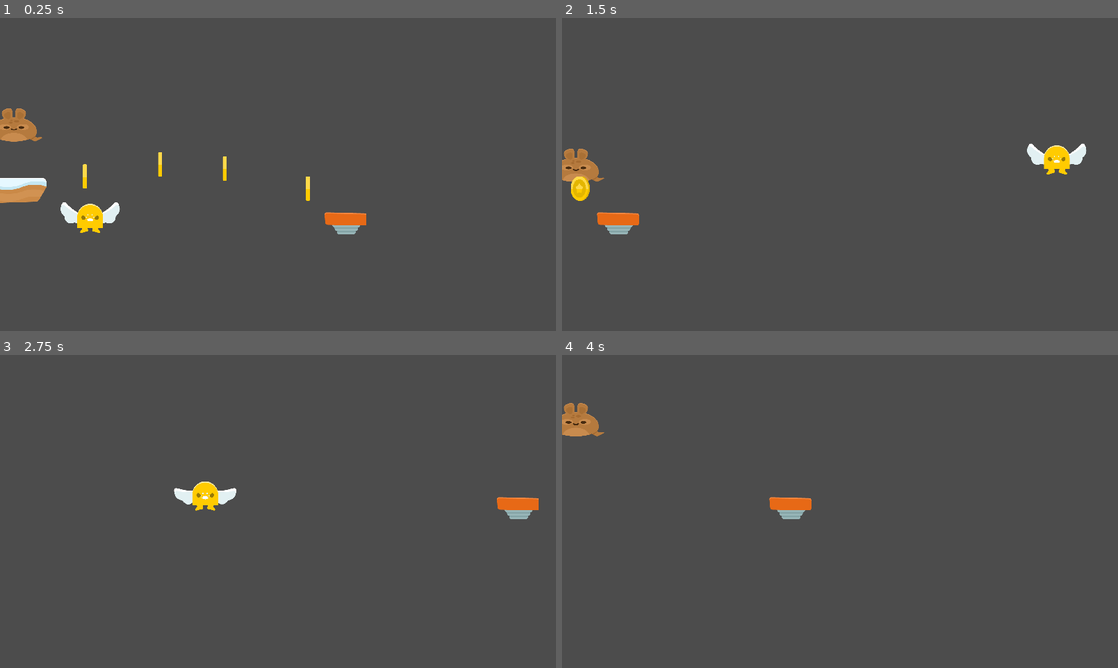
Above: before the commit, frames 1-4 (two rows, left to right).
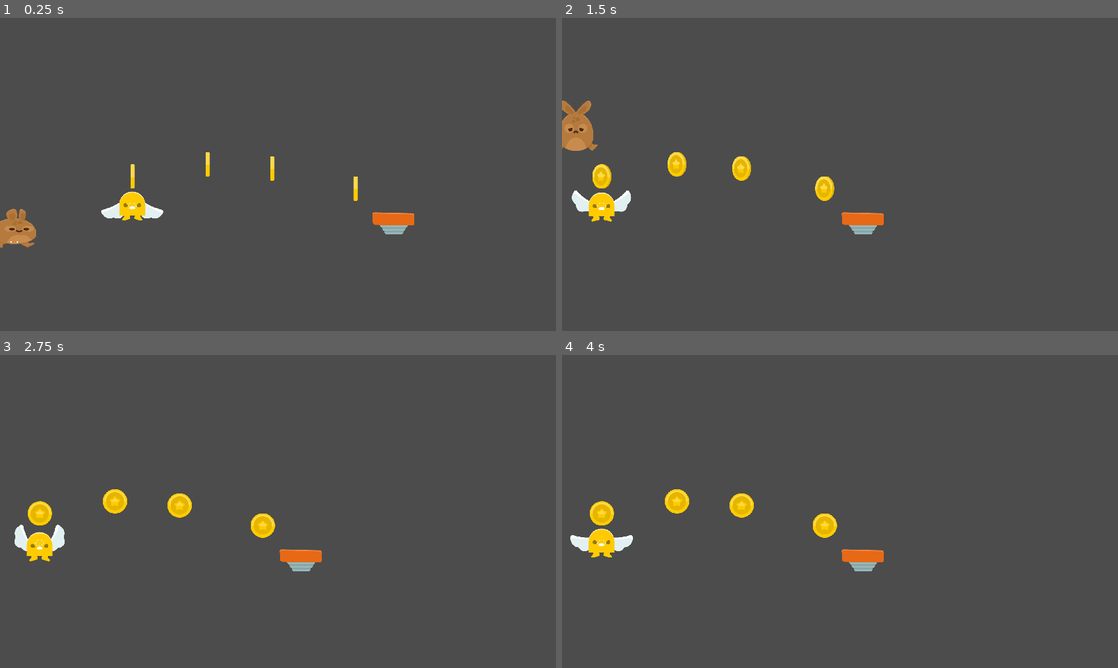
Above: after the commit, the same moments.

Repository: brunoyillli/Coelho-plataforma
Game: Godot game, scene res://scenes/test_area.tscn
The game is run twice, just before and just after one commit, with the same random seed, the same clock (stepped at 60 frames per second) and the same inputs.
Inputs (mouse positions are in pixels of both pictures, inside the frame that each line leads up to):
- Up to frame 1 (0.25 s): no input
- Up to frame 2 (1.5 s): move the mouse to (962, 158) at 0.52 s; click (962, 158) at 0.67 s; move the mouse to (728, 190) at 1.27 s; click (728, 190) at 1.42 s
- Up to frame 3 (2.75 s): move the mouse to (333, 442) at 2.02 s; click (333, 442) at 2.17 s
- Up to frame 4 (4 s): move the mouse to (812, 574) at 2.77 s; click (812, 574) at 2.92 s; move the mouse to (1006, 558) at 3.52 s; click (1006, 558) at 3.67 s

The runs differ from the first frame. In frame 1, 4.1% of the frame differs, in the area x 0-75%, y 28-74%; in frame 2, 4.3%, in the area x 0-95%, y 26-70%; in frame 3, 3.1%; in frame 4, 3.1%.

Commit message:
adicionado morte do personagem

Diff:
--- a/scenes/player.tscn
+++ b/scenes/player.tscn
@@ -1,9 +1,10 @@
-[gd_scene load_steps=8 format=2]
+[gd_scene load_steps=9 format=2]
 
 [ext_resource path="res://resources/player_skin_browm.tres" type="SpriteFrames" id=1]
 [ext_resource path="res://scripts/player.gd" type="Script" id=2]
 [ext_resource path="res://sprites/Particles/smoke.png" type="Texture" id=3]
 [ext_resource path="res://samples/jump.wav" type="AudioStream" id=4]
+[ext_resource path="res://samples/enemyhurt.wav" type="AudioStream" id=5]
 
 [sub_resource type="RectangleShape2D" id=1]
 extents = Vector2( 60.7754, 63.4071 )
@@ -83,7 +84,7 @@
 position = Vector2( 0, 37.8573 )
 scale = Vector2( 1.30629, 0.634229 )
 frames = ExtResource( 1 )
-animation = "walk"
+animation = "idle"
 
 [node name="shape" type="CollisionShape2D" parent="."]
 position = Vector2( -0.116668, 10.8328 )
@@ -118,3 +119,7 @@
 [node name="jump" type="AudioStreamPlayer" parent="."]
 stream = ExtResource( 4 )
 bus = "fx"
+
+[node name="dead" type="AudioStreamPlayer" parent="."]
+stream = ExtResource( 5 )
+bus = "fx"
--- a/scenes/test_area.tscn
+++ b/scenes/test_area.tscn
@@ -29,7 +29,7 @@
 [node name="test_area" type="Node2D"]
 
 [node name="player" parent="." instance=ExtResource( 1 )]
-position = Vector2( 310.873, 280.749 )
+position = Vector2( 146.417, 644.652 )
 collision_mask = 2
 
 [node name="floor" type="StaticBody2D" parent="."]
@@ -90,10 +90,10 @@
 position = Vector2( 1015.38, 504.903 )
 
 [node name="platform_big" parent="." instance=ExtResource( 4 )]
-position = Vector2( 433.853, 597.897 )
+position = Vector2( -255.953, 640.695 )
 
 [node name="wingman" parent="." instance=ExtResource( 5 )]
-position = Vector2( 774.003, 688.383 )
+position = Vector2( 754.963, 648.716 )
 
 [node name="wingman2" parent="." instance=ExtResource( 5 )]
 position = Vector2( 3171.36, 486.32 )
--- a/scenes/wingman.tscn
+++ b/scenes/wingman.tscn
@@ -95,8 +95,8 @@
 }
 
 [node name="sprite" type="AnimatedSprite" parent="."]
-frames = SubResource( 8 )
-frame = 6
+frames = SubResource( 1 )
+frame = 1
 playing = true
 
 [node name="body" type="Area2D" parent="."]
--- a/scripts/player.gd
+++ b/scripts/player.gd
@@ -7,12 +7,28 @@
 var jump_release = false
 var was_on_floor = false
 var controled_jump = false
+onready var mask = collision_mask
+onready var layer = collision_layer
+
+
+enum {IDLE , RUNNING , FLYING , DEAD}
+
+var status = RUNNING
 
 func _ready():
 	set_process_input(true)
 
 
 func _physics_process(delta):
+
+	if status == RUNNING:
+		running(delta)
+	elif status == DEAD:
+		dead(delta)
+	jump = false
+	jump_release = false
+
+func running(delta):
 	velocity.y += grav * delta
 	velocity.x = velX
 	velocity = move_and_slide(velocity,Vector2(0,-1))
@@ -31,8 +47,11 @@
 			velocity.y *= .3
 
 	was_on_floor = is_on_floor()
-	jump = false
-	jump_release = false
+
+func dead(delta):
+	$sprite.play("hurt")
+	translate(velocity * delta)
+	velocity.y += grav * delta
 
 func _input(event):
 	if event is InputEventScreenTouch:
@@ -44,3 +63,11 @@
 func jump(force, controled):
 	velocity.y = -force
 	controled_jump = controled
+
+func killed():
+	if status != DEAD:
+		status = DEAD
+		collision_mask = 0
+		collision_layer = 0
+		velocity = Vector2(0 , -1000)
+		$dead.play()
--- a/scripts/wingman.gd
+++ b/scripts/wingman.gd
@@ -18,3 +18,4 @@
 
 func _on_body_body_entered(body):
 	print("corpo")
+	body.killed()
Not shown: 4 places in scenes/wingman.tscn that only renumber resources
